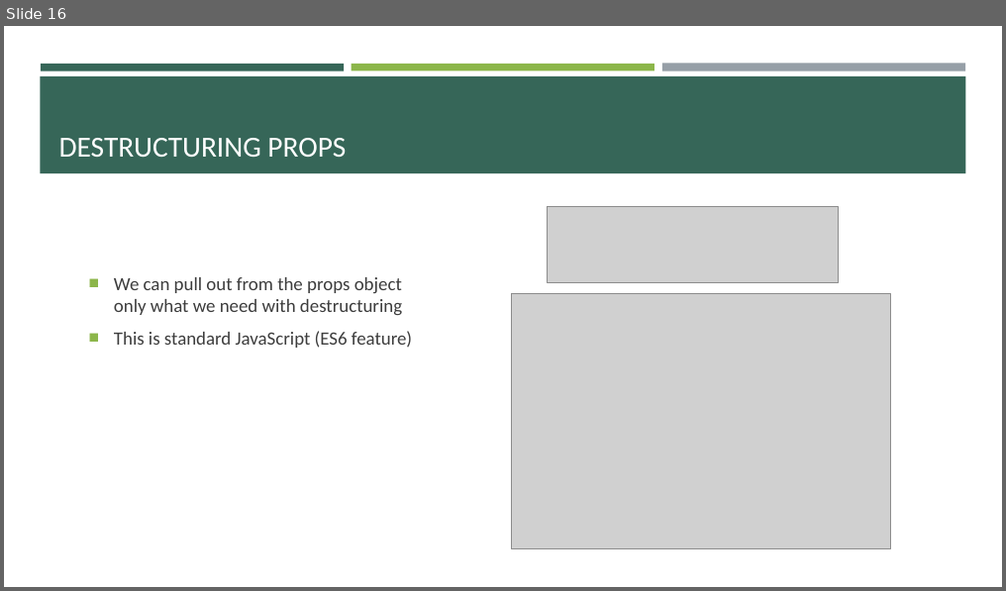
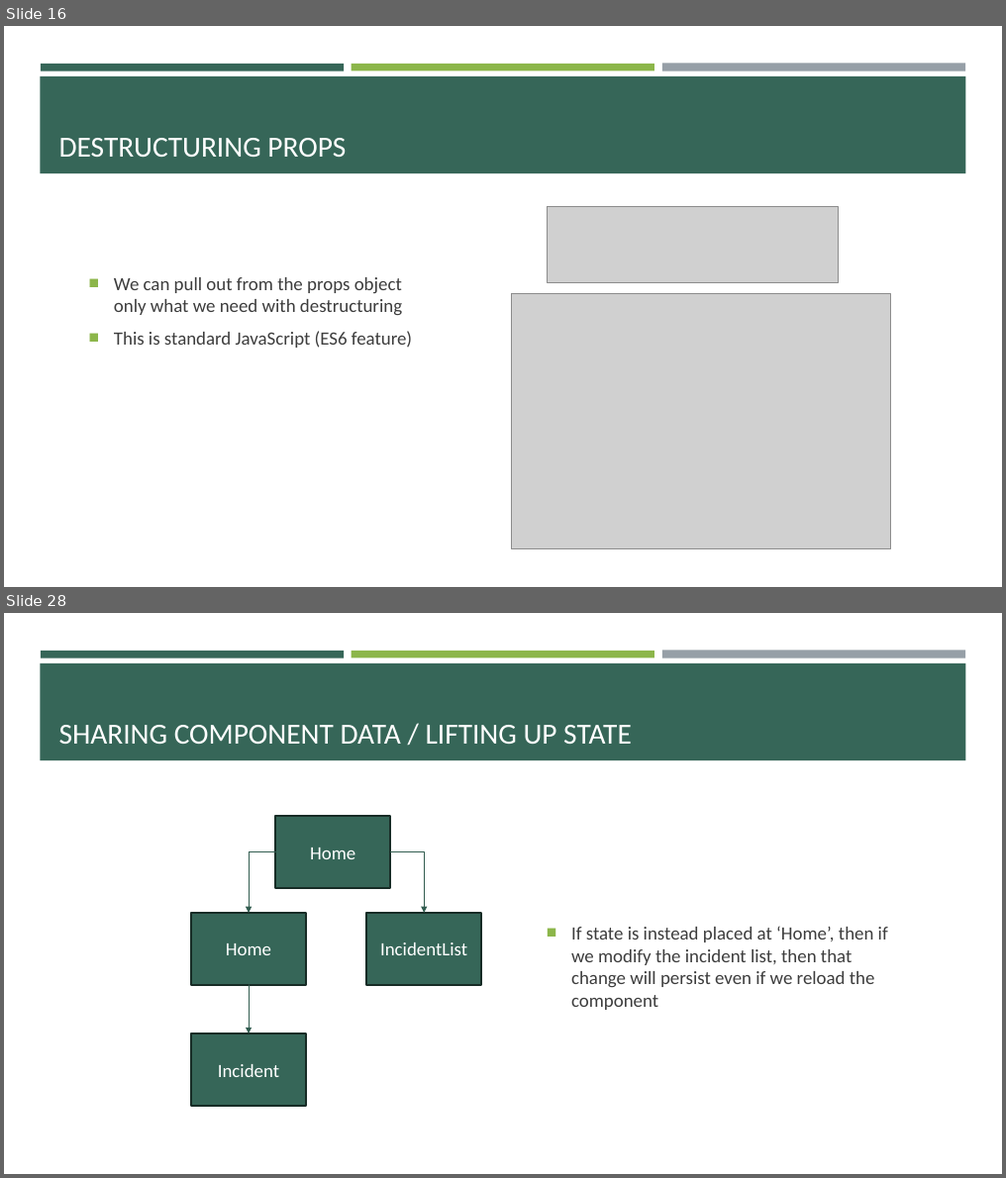
Before and after one commit to e-m-wilson/SNOW, a slide deck: Week_2/React.pptx. Shown one above the other, each under a label of ours: slide 16 before the commit, slides 16 and 28 after it; the slides between them are not shown. The pictures are 1006x591 and 1006x1178 pixels, drawn with LibreOffice and Linux fonts; fonts in the diff are those of the drawing; grey boxes stand for pictures. Boxes give left, top, right and bottom in pixels: in the first picture for what was removed or moved away, otherwise in the second. Text is boxed around its words. In the diff, an @@ line names an element or a change of style, - is before the commit and + after.

```diff
--- a/Week_2/React.pptx
+++ b/Week_2/React.pptx
@@ slide 28 added at (4, 613, 1002, 1174), background #FFFFFF; not listed: 4 template elements that a slide beside it also shows @@
@@ title added at (59, 725, 632, 744), 28 pt, text #FFFFFF @@
+SHARING COMPONENT DATA / LIFTING UP STATE
@@ rectangle added at (275, 816, 390, 888), fill #366658, outline #182D27 1.75 pt, 18 pt, text #FFFFFF @@
+Home
@@ elbow arrow added from (275, 852) to (249, 913), #315C4F 1 pt @@
@@ elbow arrow added from (390, 852) to (424, 913), #315C4F 1 pt @@
@@ rectangle added at (191, 913, 306, 986), fill #366658, outline #182D27 1.75 pt, 18 pt, text #FFFFFF @@
+Home
@@ rectangle added at (366, 913, 481, 986), fill #366658, outline #182D27 1.75 pt, 18 pt, text #FFFFFF @@
+IncidentList
@@ text added at (571, 926, 888, 1010), 18 pt, text #3D3D3D @@
+■ If state is instead placed at ‘Home’, then if we modify the incident list, then that change will persist even if we reload the component
@@ arrow added from (249, 985) to (249, 1034), #315C4F 1 pt @@
@@ rectangle added at (191, 1034, 306, 1106), fill #366658, outline #182D27 1.75 pt, 18 pt, text #FFFFFF @@
+Incident
```
Also in this commit, not shown: 9 slides changed, 9 other slides added, 2 other files.
